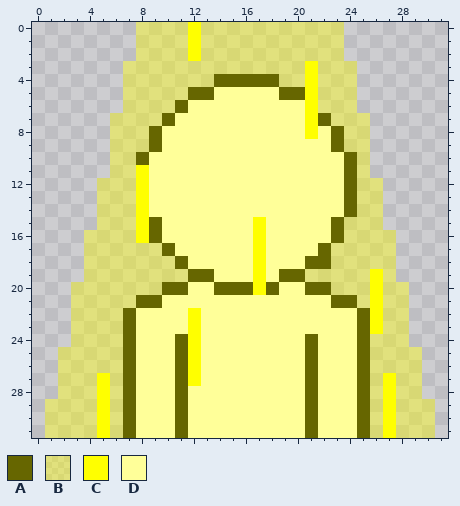
A pixel-art sprite gets an edit: MyFirstShoot/sprites/s_courage/af42b590-0c75-4d55-b889-069eaded6b52.png. Above: the version before the commit.
The file is 32x32 pixels.
Palette (. is transparent): A #666600  B #ffff0066  C #ffff00  D #ffff99
Pixels before, first column x 1:
 0 .......BBBBCBBBBBBBBBBB.......
 1 .......BBBBCBBBBBBBBBBB.......
 2 .......BBBBCBBBBBBBBBBB.......
 3 ......BBBBBBBBBBBBBBCBBB......
 4 ......BBBBBBBAAAAABBCBBB......
 5 ......BBBBBAADDDDDAACBBB......
 6 ......BBBBADDDDDDDDDCBBB......
 7 .....BBBBADDDDDDDDDDCABBB.....
 8 .....BBBADDDDDDDDDDDCDABB.....
 9 .....BBBADDDDDDDDDDDDDABB.....
10 .....BBADDDDDDDDDDDDDDDAB.....
11 .....BBCDDDDDDDDDDDDDDDAB.....
12 ....BBBCDDDDDDDDDDDDDDDABB....
13 ....BBBCDDDDDDDDDDDDDDDABB....
14 ....BBBCDDDDDDDDDDDDDDDABB....
15 ....BBBCADDDDDDDCDDDDDABBB....
16 ...BBBBCADDDDDDDCDDDDDABBBB...
17 ...BBBBBBADDDDDDCDDDDABBBBB...
18 ...BBBBBBBADDDDDCDDDAABBBBB...
19 ...BBBBBBBBAADDDCDAABBBBBCB...
20 ..BBBBBBBAADDAAACADDAABBBCBB..
21 ..BBBBBAADDDDDDDDDDDDDAABCBB..
22 ..BBBBADDDDCDDDDDDDDDDDDACBB..
23 ..BBBBADDDDCDDDDDDDDDDDDACBB..
24 ..BBBBADDDACDDDDDDDDADDDABBB..
25 .BBBBBADDDACDDDDDDDDADDDABBBB.
26 .BBBBBADDDACDDDDDDDDADDDABBBB.
27 .BBBCBADDDACDDDDDDDDADDDABCBB.
28 .BBBCBADDDADDDDDDDDDADDDABCBB.
29 BBBBCBADDDADDDDDDDDDADDDABCBBB
30 BBBBCBADDDADDDDDDDDDADDDABCBBB
31 BBBBCBADDDADDDDDDDDDADDDABCBBB
Now the later version:
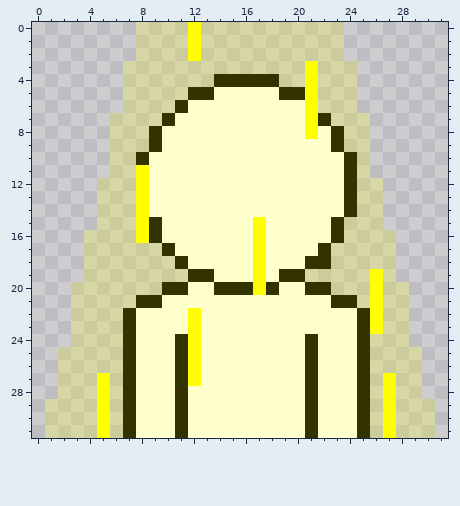
Difference:
Colour A changes from #666600 to #333300.
Colour B changes from #ffff0066 to #ffff0033.
Colour D changes from #ffff99 to #ffffcc.
Where, in picture pixels (left, top, right, bottom), the same in both pictures:
changed: (45, 22, 435, 438)
